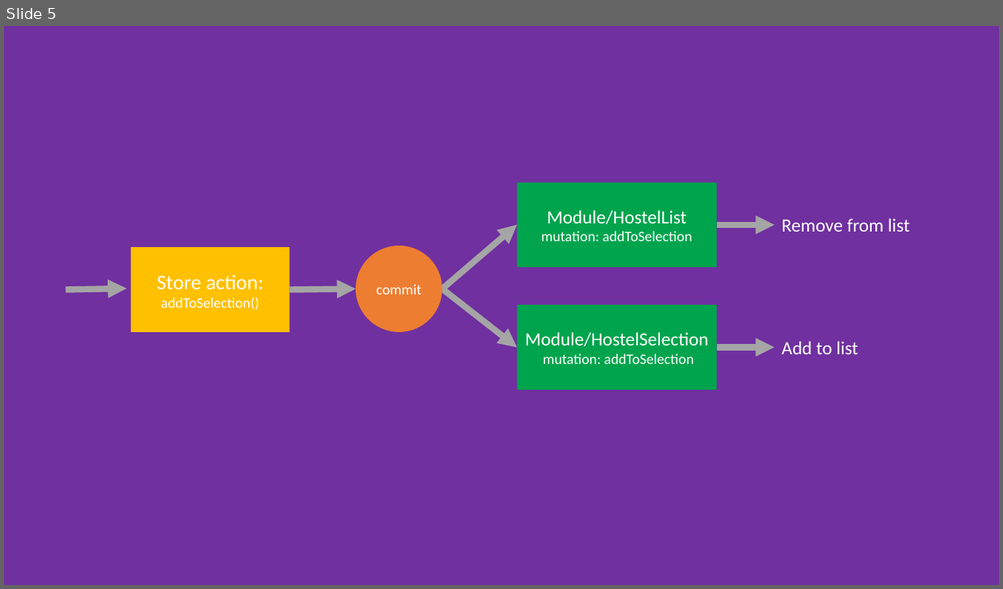
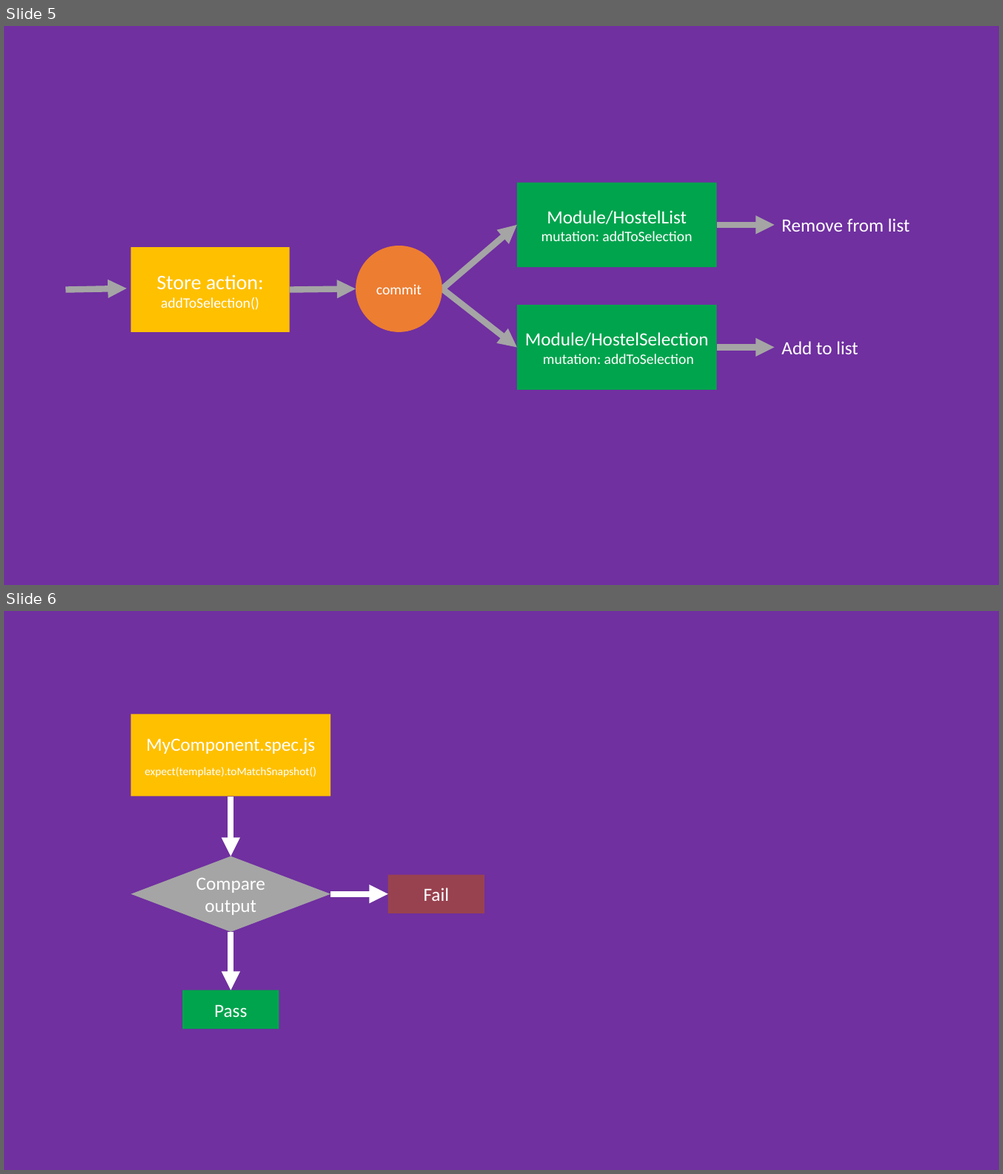
Before and after one commit to maxpou-slides/vuejs-training, a slide deck: schemas.pptx. Shown one above the other, each under a label of ours: slide 5 before the commit, slides 5 and 6 after it. The pictures are 1003x589 and 1003x1174 pixels, drawn with LibreOffice and Linux fonts; fonts in the diff are those of the drawing. Boxes give left, top, right and bottom in pixels: in the first picture for what was removed or moved away, otherwise in the second. Text is boxed around its words. In the diff, an @@ line names an element or a change of style, - is before the commit and + after.

```diff
--- a/schemas.pptx
+++ b/schemas.pptx
@@ slide 6 added at [4,611,999,1170], background #7030A0 @@
@@ rectangle added at [131,714,331,796], fill #FFC000, 11 pt, text #FFFFFF @@
+MyComponent.spec.js
+expect(template).toMatchSnapshot()
@@ arrow added from (231, 797) to (231, 857), #FFFFFF 6 pt @@
@@ diamond added at [131,857,331,932], fill #A5A5A5, 18 pt, text #FFFFFF @@
+Compare
+output
@@ rectangle added at [388,875,484,914], fill #99424F, 18 pt, text #FFFFFF @@
+Fail
@@ arrow added from (331, 894) to (388, 894), #FFFFFF 6 pt @@
@@ arrow added from (231, 932) to (231, 991), #FFFFFF 6 pt @@
@@ rectangle added at [182,991,279,1030], fill #00A44D, 18 pt, text #FFFFFF @@
+Pass
```
Also in this commit, not shown: 2 other slides added, 5 other files.
